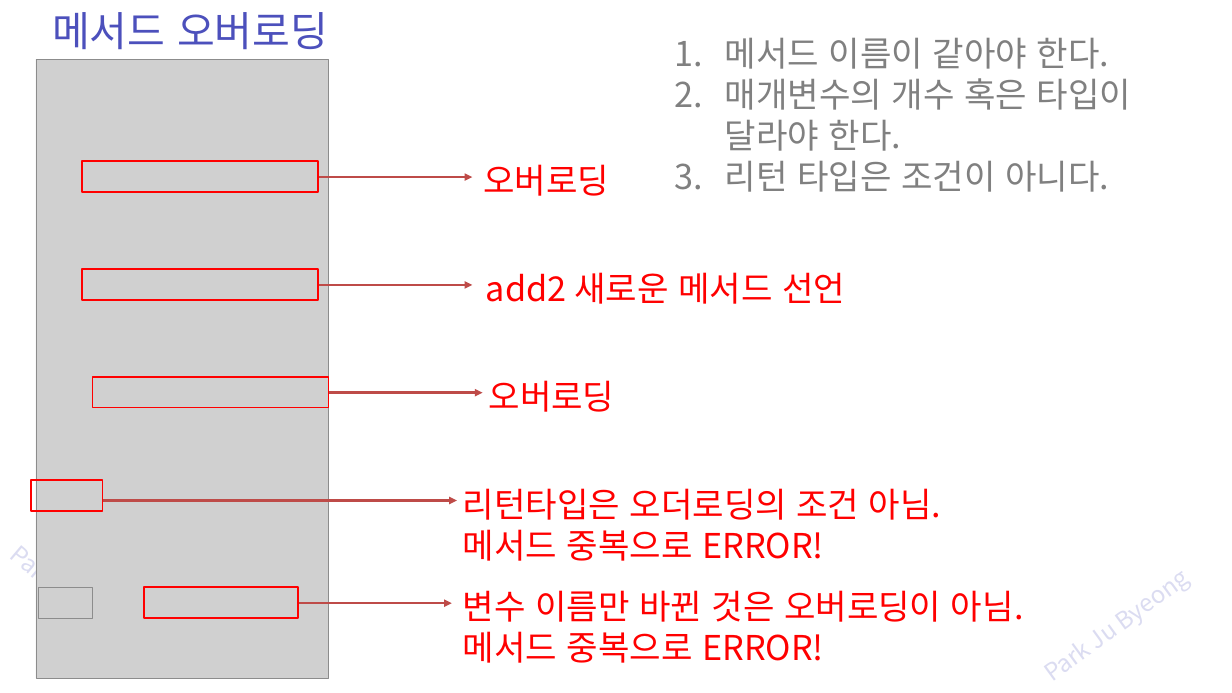
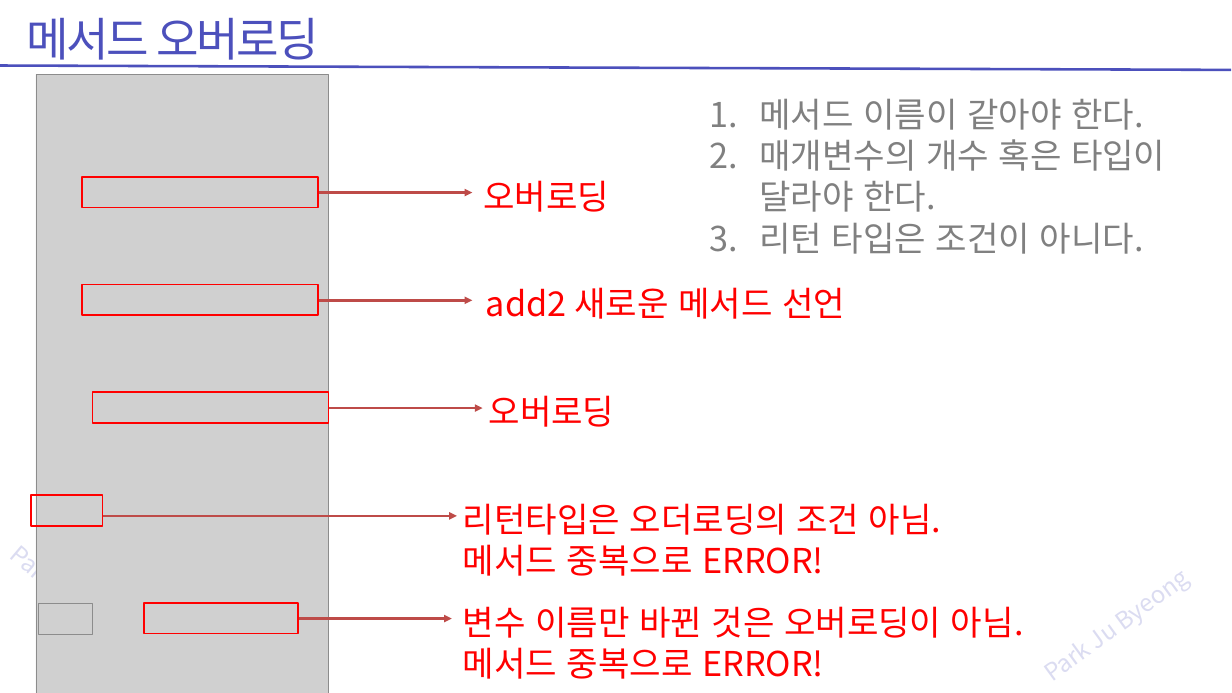
Before and after one commit to zest132/JavaLecture, a slide deck: slide 54 of JavaLecture/LectureFile/java 6강 객체지향.pptx (slide 52 before the commit). Drawn at 1232x693 pixels with LibreOffice and Linux fonts; fonts in the diff are those of the drawing; grey boxes stand for pictures. Boxes give left, top, right and bottom in pixels: in the first picture for what was removed or moved away, otherwise in the second. Text is boxed around its words. In the diff, an @@ line names an element or a change of style, - is before the commit and + after.

```diff
--- a/JavaLecture/LectureFile/java 6강 객체지향.pptx
+++ b/JavaLecture/LectureFile/java 6강 객체지향.pptx
@@ text "메서드 오버로딩": place and size @@
-text "메서드 오버로딩" at (52, 12, 328, 50)
+text "메서드 오버로딩" at (27, 18, 319, 68)
@@ text "메서드 오버로딩" at (27, 18, 319, 68): size 48 to 54 pt, letter spacing 0 to -3 pt @@
@@ line added from (1231, 70) to (0, 65), #4C50BC 3 pt @@
@@ text "메서드 이름이 같아야 한다.": place and size @@
-text "메서드 이름이 같아야 한다." at (725, 38, 1131, 192)
+text "메서드 이름이 같아야 한다." at (759, 99, 1165, 254)
@@ 5 texts, 5 arrows, 5 rectangles, 2 pictures: place and size @@
-5 texts, 5 arrows, 5 rectangles, 2 pictures at (31, 59, 1024, 678)
+5 texts, 5 arrows, 5 rectangles, 2 pictures at (31, 75, 1024, 693)
```
Also in this commit, not shown: 26 other slides changed, 6 slides added, 3 slides removed, 3 other files.
